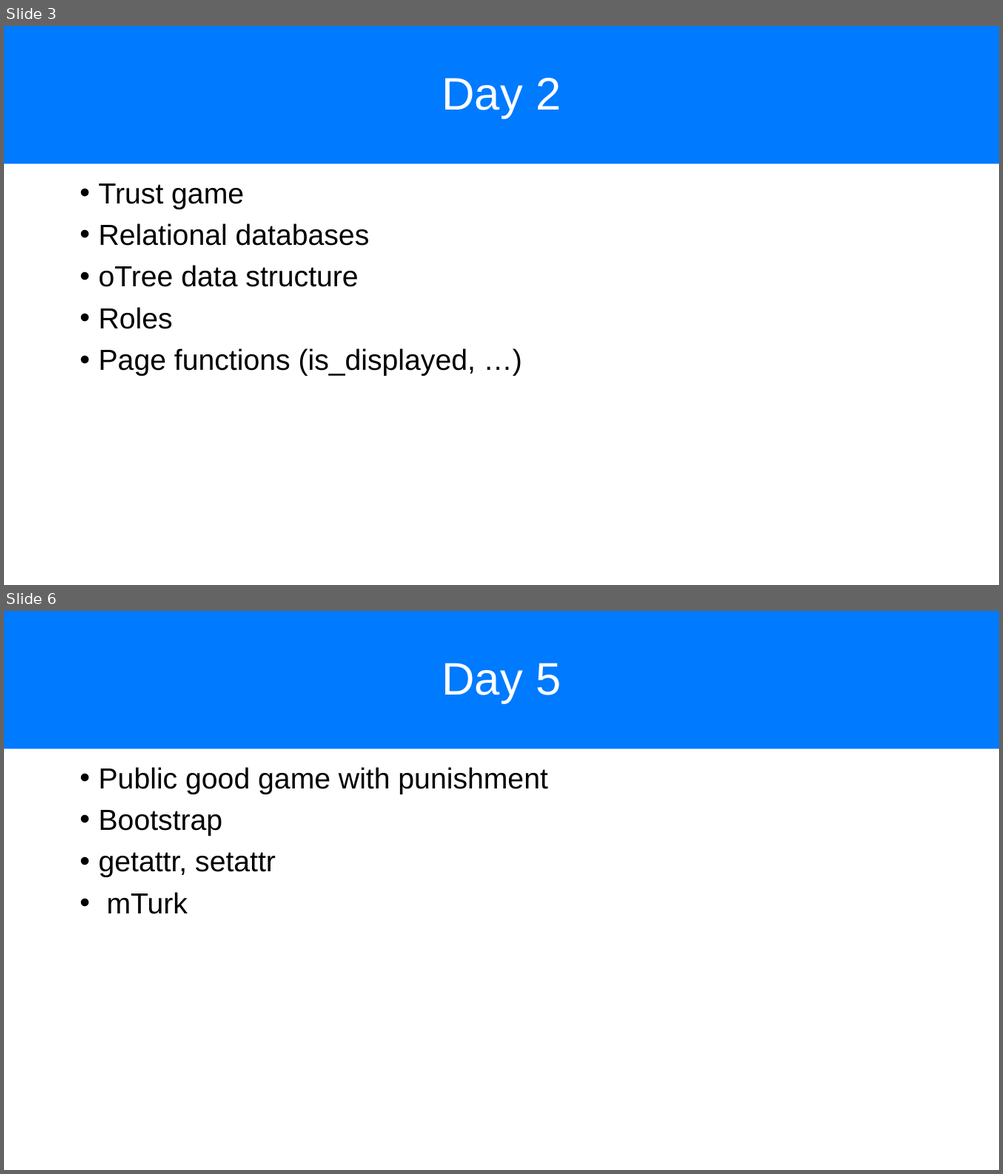
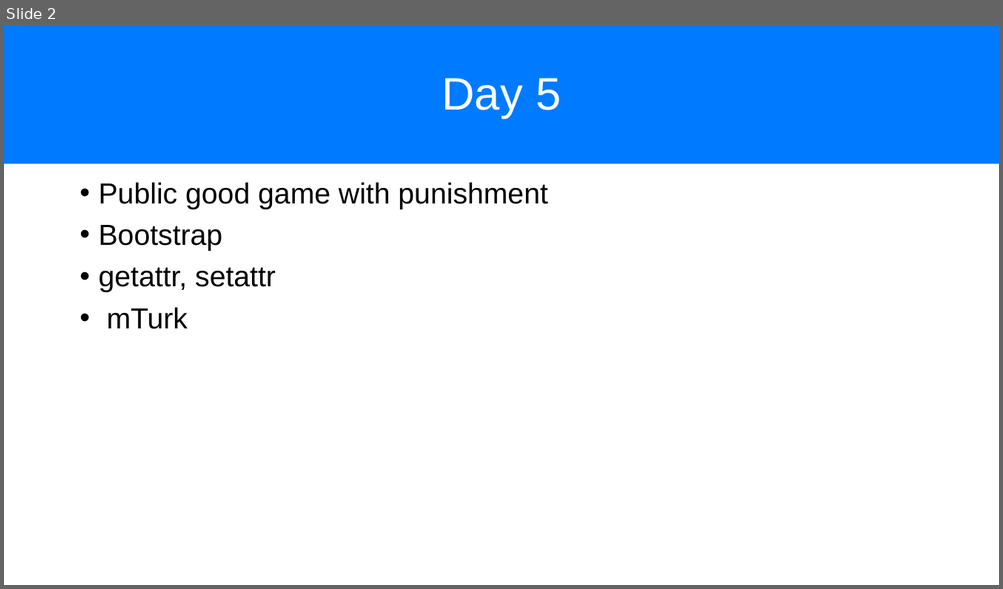
Before and after one commit to chapkovski/uncertainty-summer-school, a slide deck: presentations/frankfurt_july_2019 day5.pptx. Shown one above the other, each under a label of ours: slides 3 and 6 before the commit, slide 2 after it; the slides between them are not shown. The pictures are 1003x1174 and 1003x589 pixels, drawn with LibreOffice and Linux fonts; fonts in the diff are those of the drawing. Boxes give left, top, right and bottom in pixels: in the first picture for what was removed or moved away, otherwise in the second. Text is boxed around its words. In the diff, an @@ line names an element or a change of style, - is before the commit and + after.

```diff
--- a/presentations/frankfurt_july_2019 day5.pptx
+++ b/presentations/frankfurt_july_2019 day5.pptx
@@ slide 3 removed at box(4, 26, 999, 585), background #FFFFFF @@
@@ title removed at box(4, 26, 999, 164) @@
-Day 2
@@ text removed at box(99, 184, 475, 376) @@
-• Trust game
-• Relational databases
-• oTree data structure
-• Roles
-• Page functions (is_displayed, …)
@@ what was slide 6 is now slide 2 @@
```
Also in this commit, not shown: 1 slide changed, 42 other slides removed, 4 other files.
